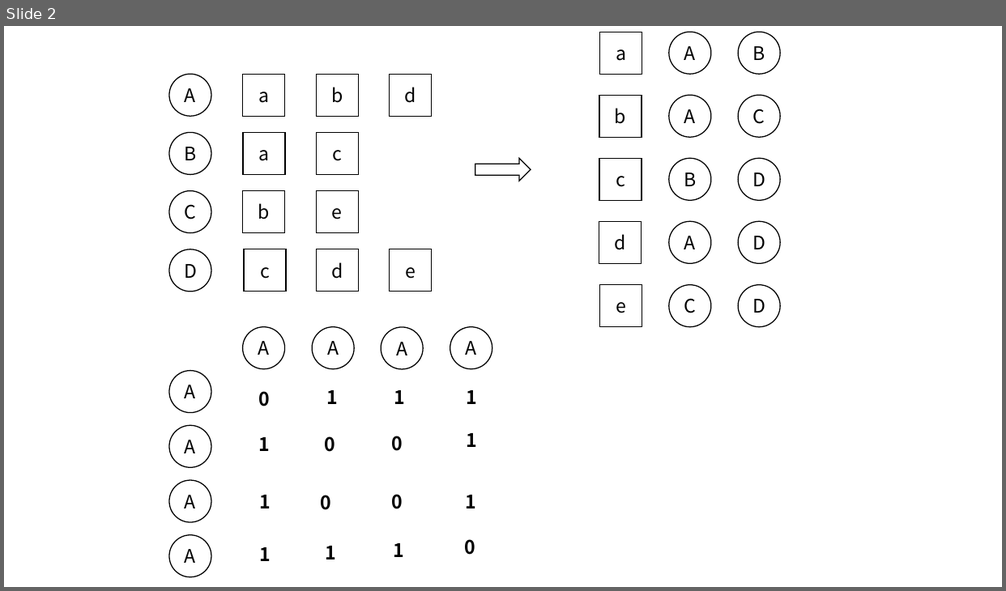
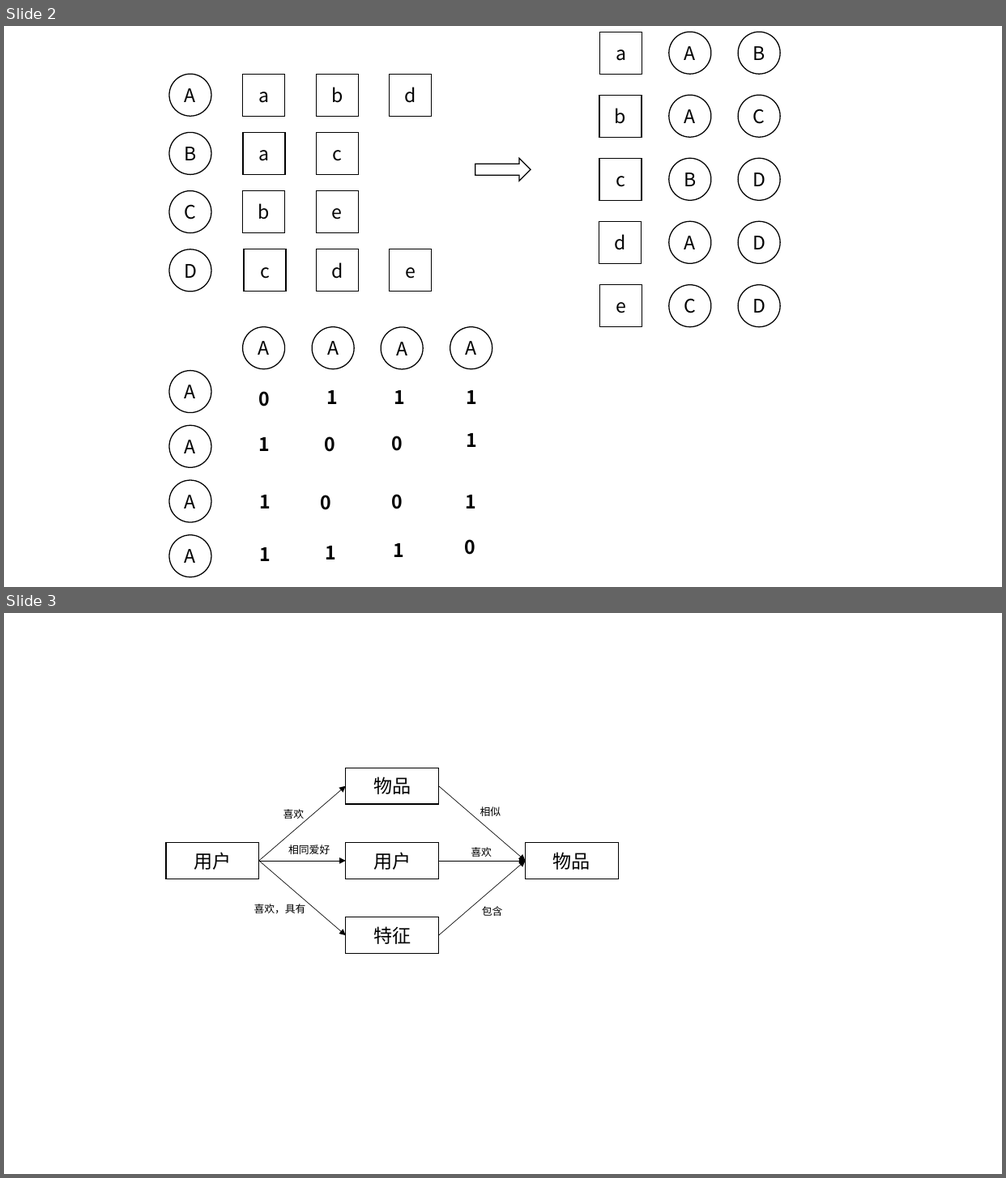
Before and after one commit to shankace/learning-files, a slide deck: recommendation/作图.pptx. Shown one above the other, each under a label of ours: slide 2 before the commit, slides 2 and 3 after it. The pictures are 1006x591 and 1006x1178 pixels, drawn with LibreOffice and Linux fonts; fonts in the diff are those of the drawing. Boxes give left, top, right and bottom in pixels: in the first picture for what was removed or moved away, otherwise in the second. Text is boxed around its words. In the diff, an @@ line names an element or a change of style, - is before the commit and + after.

```diff
--- a/recommendation/作图.pptx
+++ b/recommendation/作图.pptx
@@ slide 3 added at box(4, 613, 1002, 1174), background #FFFFFF @@
@@ group added at box(167, 768, 618, 954): 6 arrows, 6 texts, 5 rectangles @@
+用户
+物品
+用户
+特征
+物品
+喜欢
+相同爱好
+喜欢，具有
+相似
+喜欢
+包含
```
Also in this commit, not shown: 1 slide removed, 6 other files.
